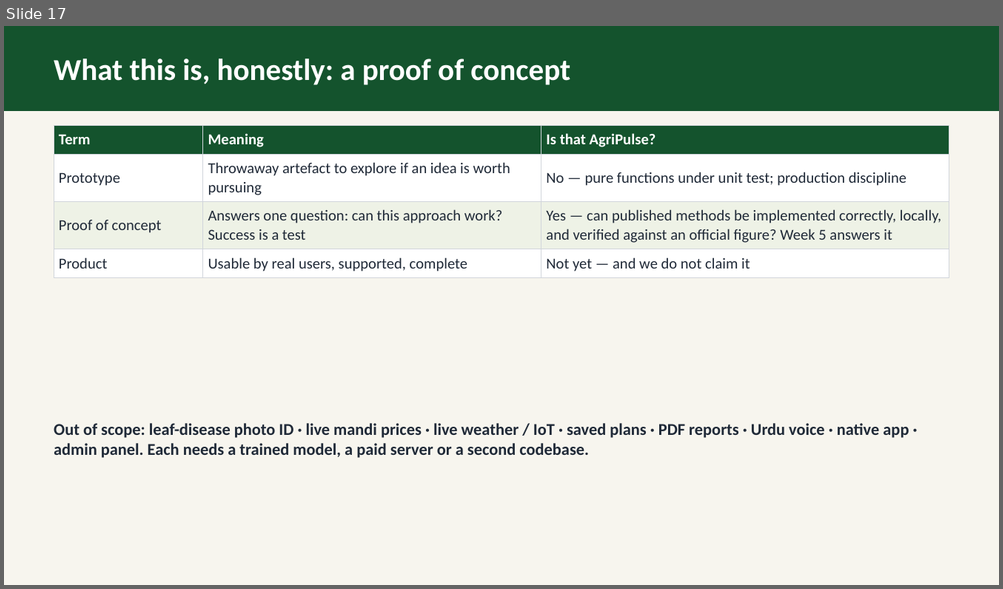
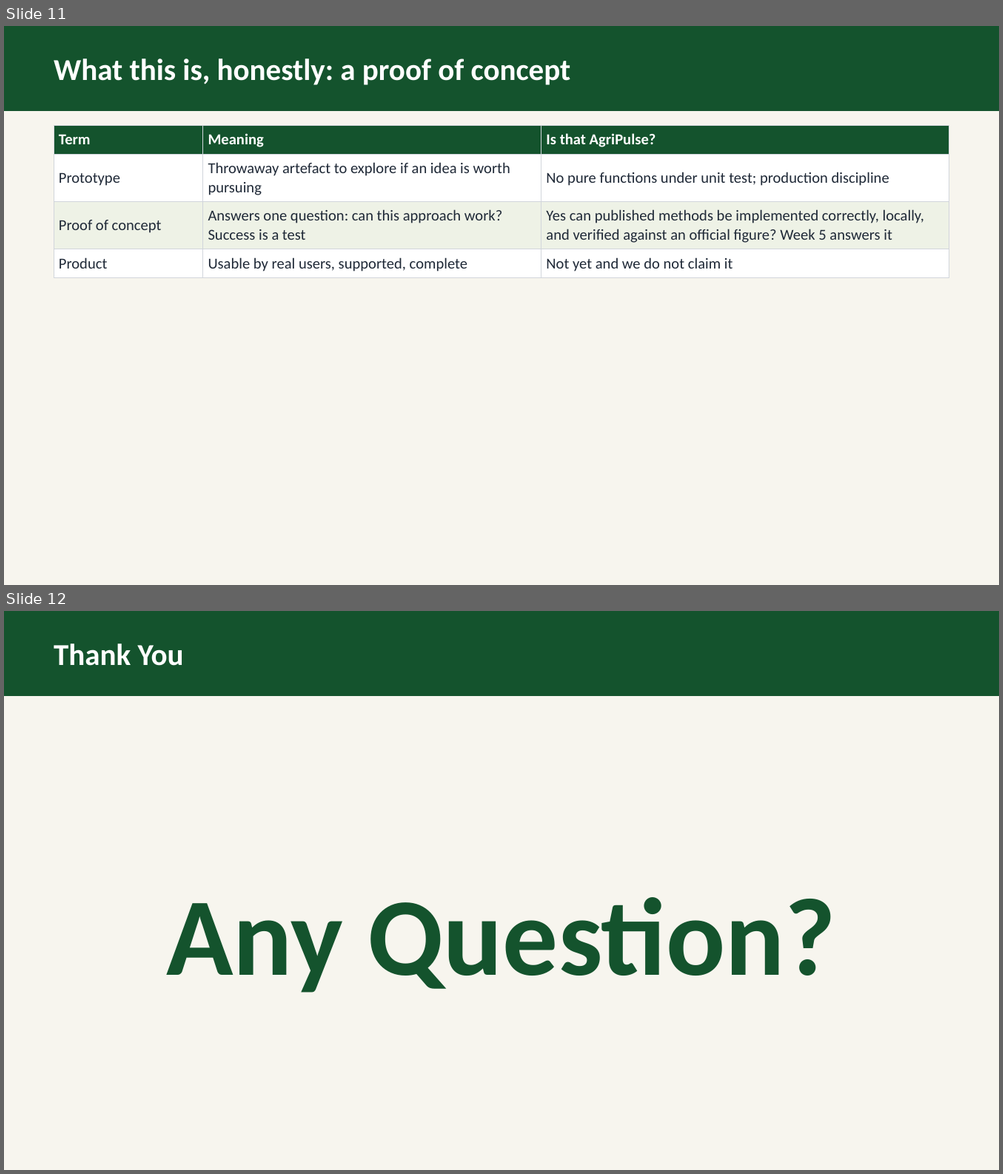
Before and after one commit to abdullahmunir139/my-fyp, a slide deck: deliverables/proposal/ppt/group_2_AgriPulse_Soil-Test_Driven_Farm_Planner.pptx. Shown one above the other, each under a label of ours: slide 17 before the commit, slides 11 and 12 after it. The pictures are 1003x589 and 1003x1174 pixels, drawn with LibreOffice and Linux fonts; fonts in the diff are those of the drawing. Boxes give left, top, right and bottom in pixels: in the first picture for what was removed or moved away, otherwise in the second. Text is boxed around its words. In the diff, an @@ line names an element or a change of style, - is before the commit and + after.

Commit message:
Update AgriPulse Soil-Test Driven Farm Planner documents: modify ODP, PDF, and PPTX files

```diff
--- a/deliverables/proposal/ppt/group_2_AgriPulse_Soil-Test_Driven_Farm_Planner.pptx
+++ b/deliverables/proposal/ppt/group_2_AgriPulse_Soil-Test_Driven_Farm_Planner.pptx
@@ slide 12 added at (4,611,999,1170), background #F7F5EE @@
@@ rectangle added at (4,611,999,695), fill #14532D, outline #14532D 0.99 pt @@
@@ text added at (54,644,184,666), 22 pt, text #FFFFFF, bold @@
+Thank You
@@ text added at (166,897,835,993), 80 pt, text #14532D, bold @@
+Any Question?
@@ what was slide 17 is now slide 11 @@
@@ slide 11 changed as well @@
@@ table at (54,125,949,310) @@
-row 2, column 3: No — pure functions under unit test; production discipline
+row 2, column 3: No pure functions under unit test; production discipline
-row 3, column 3: Yes — can published methods be implemented correctly, locally, and verified against an official figure? Week 5 answers it
+row 3, column 3: Yes can published methods be implemented correctly, locally, and verified against an official figure? Week 5 answers it
-row 4, column 3: Not yet — and we do not claim it
+row 4, column 3: Not yet and we do not claim it
@@ borders changed @@
@@ text removed at (54,423,908,458) @@
-Out of scope: leaf-disease photo ID · live mandi prices · live weather / IoT · saved plans · PDF reports · Urdu voice · native app · admin panel. Each needs a trained model, a paid server or a second codebase.
```
Also in this commit, not shown: 9 other slides changed, 1 other slide added, 8 slides removed, 2 other files.
